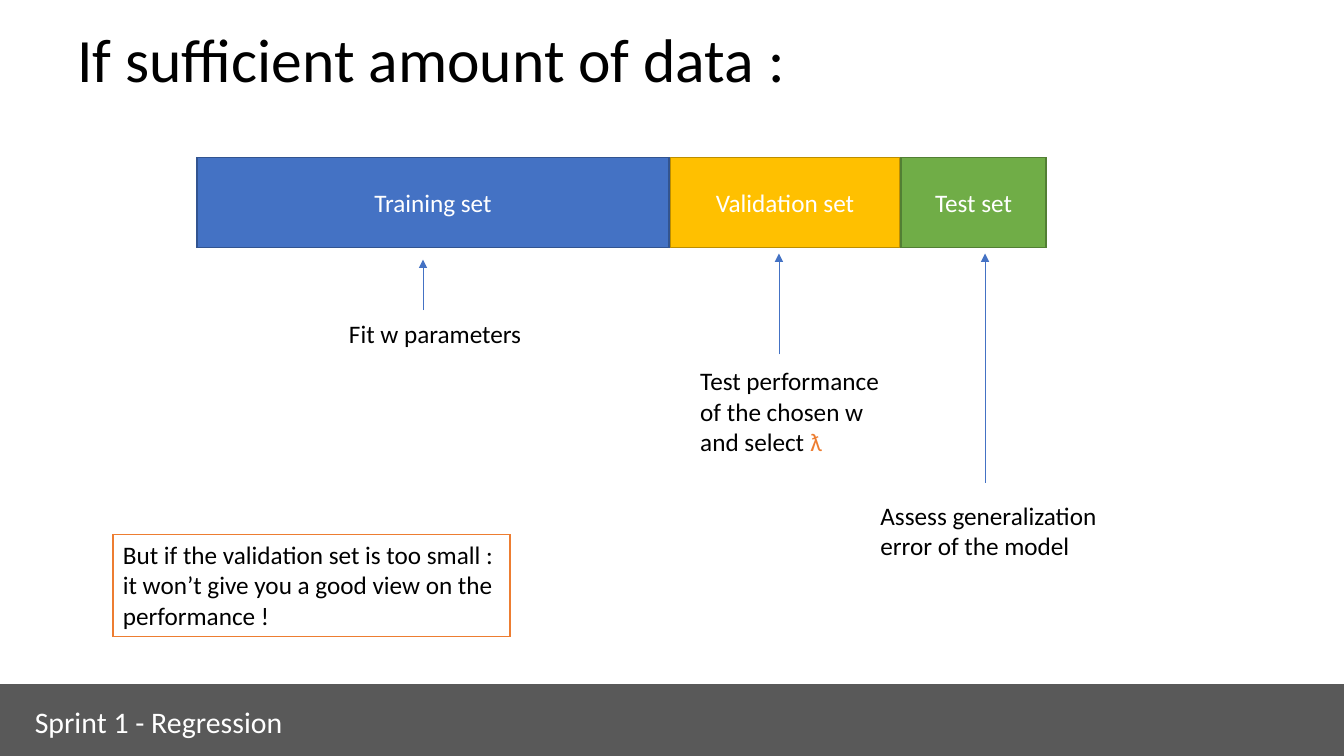
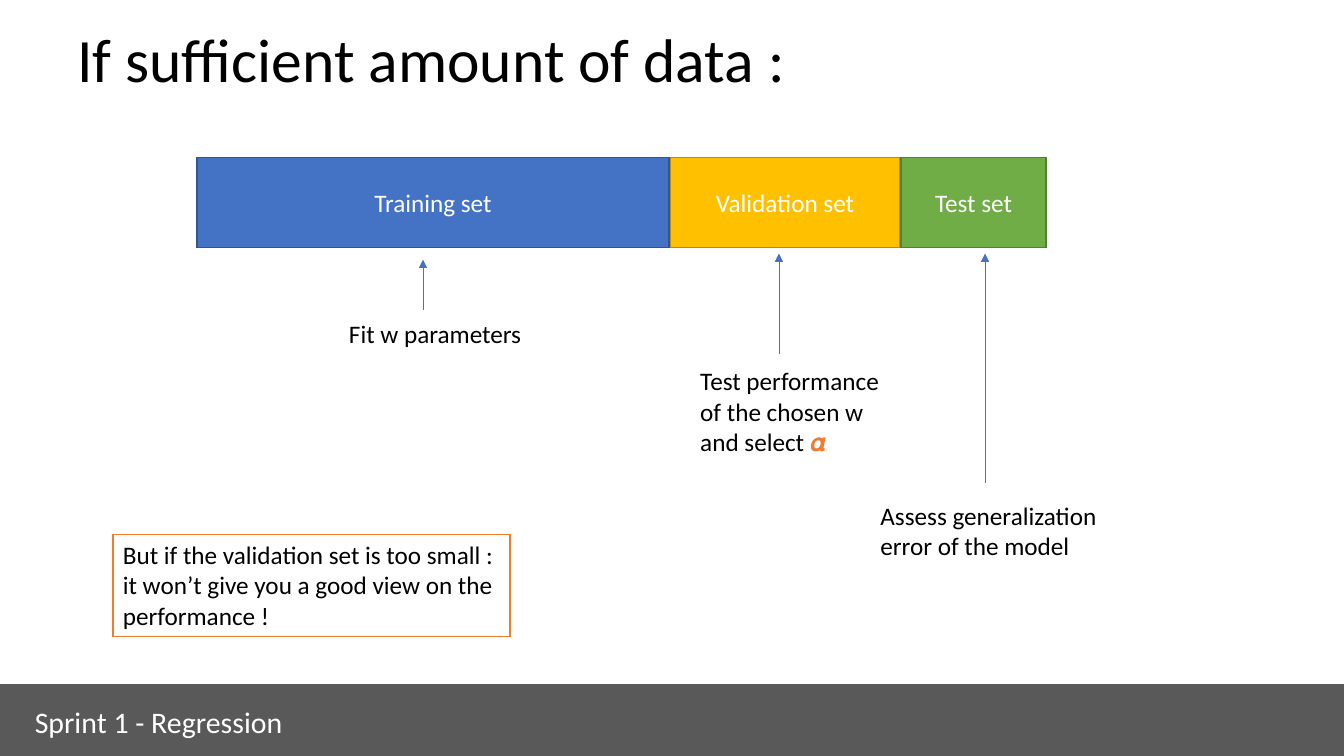
Before and after one commit to ua-dsf/ML_sprint, a slide deck: slide 32 of sprint1_regression/module1_regression_part2.pptx (slide 17 before the commit). Drawn at 1344x756 pixels with LibreOffice and Linux fonts; fonts in the diff are those of the drawing. Boxes give left, top, right and bottom in pixels: in the first picture for what was removed or moved away, otherwise in the second. Text is boxed around its words. In the diff, an @@ line names an element or a change of style, - is before the commit and + after.

```diff
--- a/sprint1_regression/module1_regression_part2.pptx
+++ b/sprint1_regression/module1_regression_part2.pptx
@@ text at (x1=700, y1=372, x2=878, y2=452): text changed @@
-Test performance of the chosen w and select ƛ
+Test performance of the chosen w and select 𝜶
```
Also in this commit, not shown: 13 other slides changed, 9 slides added, 5 other files.
